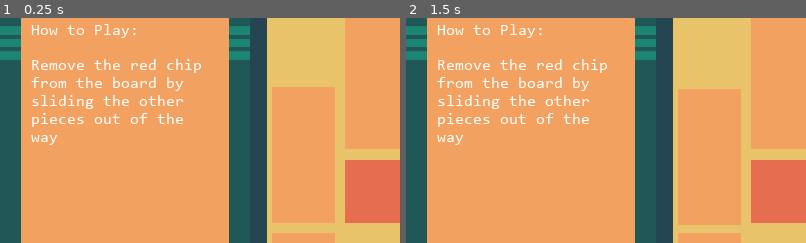
Above: before the commit, frames 1-2 (left to right).
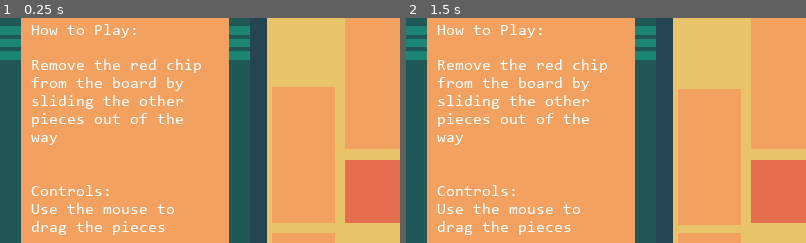
Above: after the commit, the same moments.

Repository: khathepham/CSGameJam-2023
Game: Godot game, scene res://Block Minigame/Block Minigame1.tscn
Same seed, same stepped clock (60 frames per second), same inputs: the game is played once before the commit and once after it.
Inputs (mouse positions are % of the whole screen's width and height, from its top left):
- Up to frame 1 (0.25 s): no input
- Up to frame 2 (1.5 s): tap Enter at 0.5 s; move the mouse to (47, 50) at 0.52 s; click (47, 50) at 0.67 s; tap Space at 1.25 s; move the mouse to (38, 41) at 1.27 s; click (38, 41) at 1.42 s
The pictures show only the part of the screen within x 0-50%, y 11-61%; the shares and areas given below are measured in that part.

The runs differ from the first frame. In frame 1, 1.3% of the frame differs, in the area x 7-44%, y 74-97%; in frame 2, 1.3%.

Commit message:
Changed instructions

Diff:
--- a/Glitch Cat vs Developer/Block Minigame/Block Minigame1.tscn
+++ b/Glitch Cat vs Developer/Block Minigame/Block Minigame1.tscn
@@ -60,7 +60,11 @@
 custom_fonts/font = SubResource( 1 )
 text = "How to Play:
 
-Remove the red chip from the board by sliding the other pieces out of the way"
+Remove the red chip from the board by sliding the other pieces out of the way
+
+
+Controls:
+Use the mouse to drag the pieces"
 autowrap = true
 
 [node name="Sprite4" type="Sprite" parent="Background"]
--- a/Glitch Cat vs Developer/Block Minigame/Block Minigame2.tscn
+++ b/Glitch Cat vs Developer/Block Minigame/Block Minigame2.tscn
@@ -60,7 +60,11 @@
 custom_fonts/font = SubResource( 1 )
 text = "How to Play:
 
-Remove the red chip from the board by sliding the other pieces out of the way"
+Remove the red chip from the board by sliding the other pieces out of the way
+
+
+Controls:
+Use the mouse to drag the pieces"
 autowrap = true
 
 [node name="Sprite4" type="Sprite" parent="Background"]
